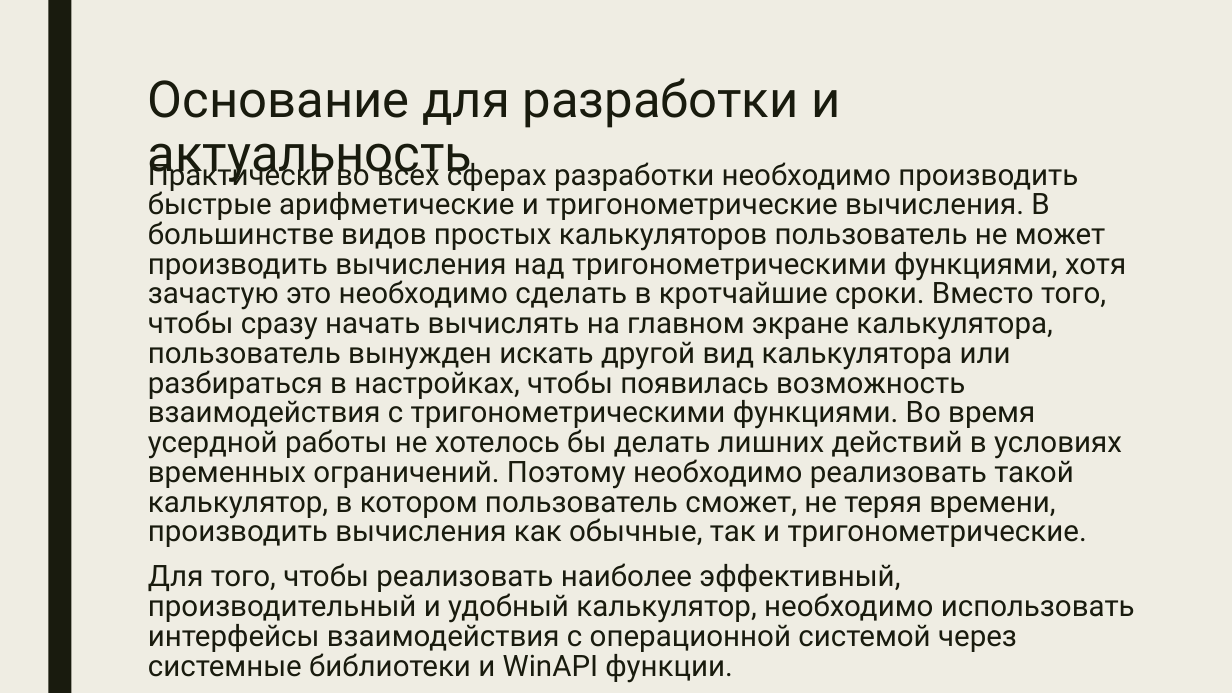
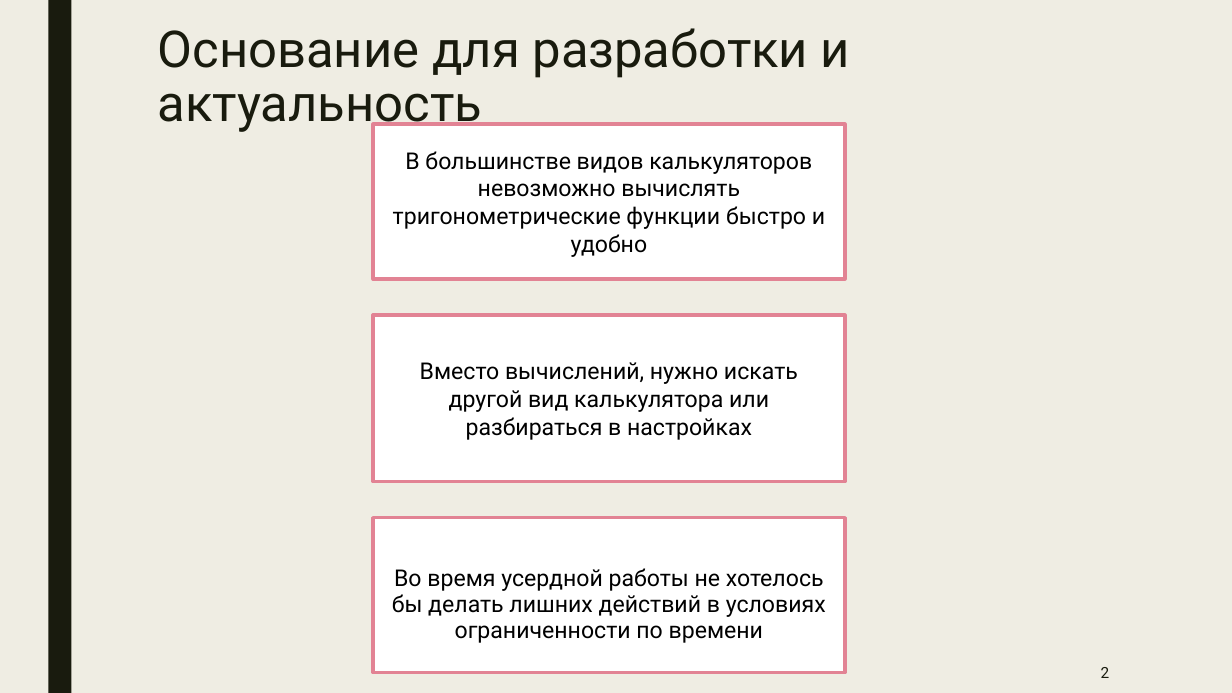
Before and after one commit to romankuz19/-, a slide deck: slide 2 of Презентация для защиты курсовой.pptx. Drawn at 1232x693 pixels with LibreOffice and Linux fonts; fonts in the diff are those of the drawing. Boxes give left, top, right and bottom in pixels: in the first picture for what was removed or moved away, otherwise in the second. Text is boxed around its words. In the diff, an @@ line names an element or a change of style, - is before the commit and + after.

```diff
--- a/Презентация для защиты курсовой.pptx
+++ b/Презентация для защиты курсовой.pptx
@@ title "Основание для разработки и актуальность": place and size @@
-title "Основание для разработки и актуальность" at box(148, 78, 840, 183)
+title "Основание для разработки и актуальность" at box(158, 28, 850, 133)
@@ rectangle added at box(373, 124, 846, 279), fill #FFFFFF, outline #E28394 2.75 pt, 18 pt, text #000000 @@
+В большинстве видов калькуляторов невозможно вычислять тригонометрические функции быстро и удобно
@@ text removed at box(148, 157, 1135, 683) @@
-Практически во всех сферах разработки необходимо производить быстрые арифметические и тригонометрические вычисления. В большинстве видов простых калькуляторов пользователь не может производить вычисления над тригонометрическими функциями, хотя зачастую это необходимо сделать в кротчайшие сроки. Вместо того, чтобы сразу начать вычислять на главном экране калькулятора, пользователь вынужден искать другой вид калькулятора или разбираться в настройках, чтобы появилась возможность взаимодействия с тригонометрическими функциями. Во время усердной работы не хотелось бы делать лишних действий в условиях временных ограничений. Поэтому необходимо реализовать такой калькулятор, в котором пользователь сможет, не теряя времени, производить вычисления как обычные, так и тригонометрические.
-Для того, чтобы реализовать наиболее эффективный, производительный и удобный калькулятор, необходимо использовать интерфейсы взаимодействия с операционной системой через системные библиотеки и WinAPI функции.
@@ rectangle added at box(373, 315, 846, 482), fill #FFFFFF, outline #E28394 2.75 pt, 18 pt, text #000000 @@
+Вместо вычислений, нужно искать другой вид калькулятора или разбираться в настройках
@@ text added at box(373, 518, 846, 673), fill #FFFFFF, outline #E28394 2.75 pt, 18 pt, text #000000 @@
+Во время усердной работы не хотелось бы делать лишних действий в условиях ограниченности по времени
@@ page number added at box(1101, 667, 1110, 678), 12 pt, text #191B0E @@
+2
```
Also in this commit, not shown: 9 other slides changed, 1 slide added, 3 slides removed, 5 other files.
